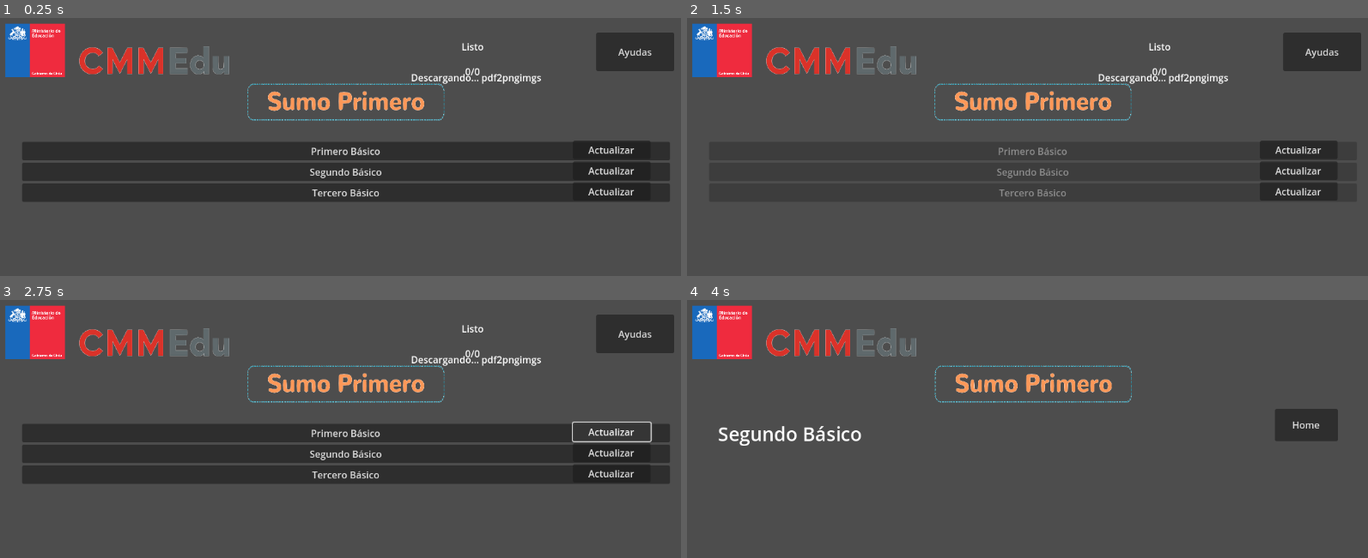
Above: before the commit, frames 1-4 (two rows, left to right).
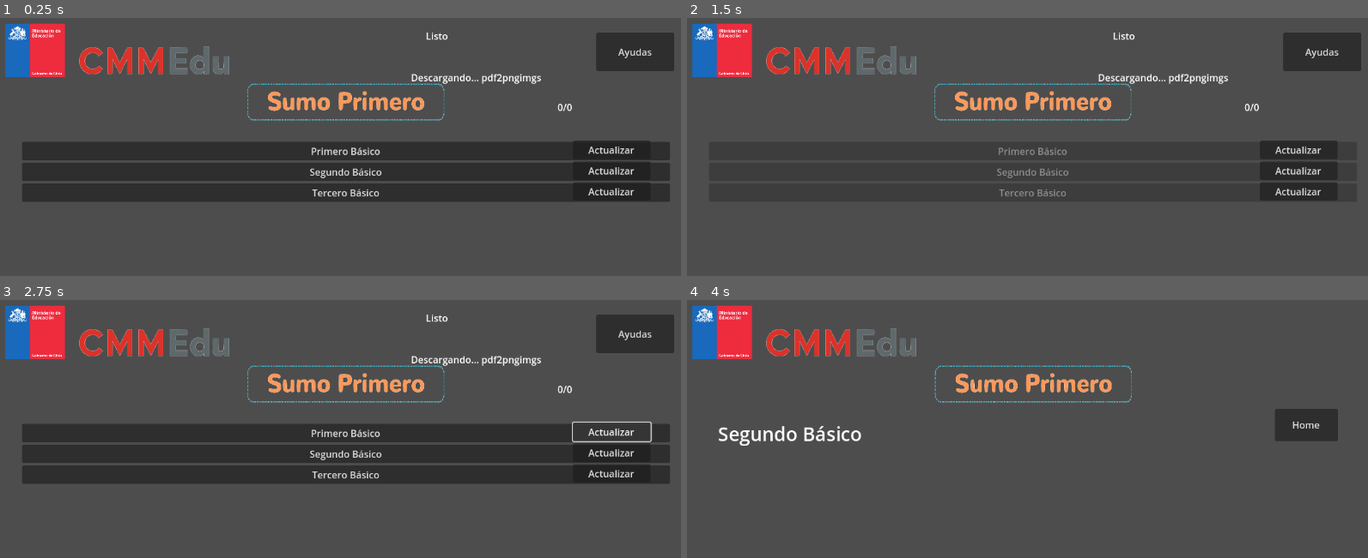
Above: after the commit, the same moments.

Repository: dhigueraf/Reader
Game: Godot game, scene res://Escenas/Main.tscn
The game is run twice, just before and just after one commit, with the same random seed, the same clock (stepped at 60 frames per second) and the same inputs.
Inputs:
- Up to frame 1 (0.25 s): no input
- Up to frame 2 (1.5 s): click "Primero Básico" at 0.5 s; click "Home" at 1.25 s
- Up to frame 3 (2.75 s): click "Actualizar" at 2 s
- Up to frame 4 (4 s): click "Ayudas" at 2.75 s; click "Segundo Básico" at 3.5 s

The runs differ from the first frame. In frame 1, 0.2% of the frame differs, in the area x 62-84%, y 5-37%; in frame 2, 0.2%; in frame 3, 0.2%; in frame 4, nothing differs.
Error after the commit: Invalid access to property or key 'assets' on a base object of type 'Dictionary'. (res://Scripts/Manager.gd:327)

Commit message:
prepare pags for generate documents

Diff:
--- a/Escenas/Main.tscn
+++ b/Escenas/Main.tscn
@@ -59,10 +59,10 @@
 anchors_preset = 1
 anchor_left = 1.0
 anchor_right = 1.0
-offset_left = -693.0
-offset_top = 23.0
-offset_right = -18.0
-offset_bottom = 76.0
+offset_left = -753.0
+offset_top = 5.0
+offset_right = -78.0
+offset_bottom = 58.0
 grow_horizontal = 0
 text = "Process"
 horizontal_alignment = 1
@@ -87,10 +87,10 @@
 anchors_preset = 1
 anchor_left = 1.0
 anchor_right = 1.0
-offset_left = -432.0
-offset_top = 65.0
-offset_right = -280.0
-offset_bottom = 118.0
+offset_left = -277.0
+offset_top = 125.0
+offset_right = -125.0
+offset_bottom = 178.0
 grow_horizontal = 0
 text = "0/0"
 horizontal_alignment = 1
--- a/Objetos/ModalImpresion.tscn
+++ b/Objetos/ModalImpresion.tscn
@@ -114,6 +114,7 @@
 offset_top = 176.0
 offset_right = 1.06253
 offset_bottom = 207.0
+max_value = 9999.0
 
 [node name="txt_hasta" type="Label" parent="Control/ColorRect/CasoRango"]
 layout_mode = 1
@@ -133,6 +134,9 @@
 offset_top = 176.0
 offset_right = 220.063
 offset_bottom = 207.0
+min_value = 1.0
+max_value = 9999.0
+value = 1.0
 
 [node name="txt_cuadriculadas" type="Label" parent="Control/ColorRect"]
 layout_mode = 0
@@ -178,6 +182,7 @@
 offset_top = 281.0
 offset_right = -40.9375
 offset_bottom = 312.0
+grow_horizontal = 0
 
 [node name="InputLineas" type="SpinBox" parent="Control/ColorRect"]
 layout_mode = 1
@@ -190,7 +195,7 @@
 offset_bottom = 357.0
 grow_horizontal = 0
 
-[node name="Button" type="Button" parent="Control/ColorRect"]
+[node name="btnGenerar" type="Button" parent="Control/ColorRect"]
 layout_mode = 1
 anchors_preset = -1
 anchor_left = 0.5
@@ -216,4 +221,7 @@
 texture_pressed = ExtResource("3_p10ta")
 
 [connection signal="item_selected" from="Control/ColorRect/PrintOptions" to="Control" method="_on_print_options_item_selected"]
+[connection signal="value_changed" from="Control/ColorRect/CasoRango/inputDesde" to="Control" method="_on_input_desde_value_changed"]
+[connection signal="value_changed" from="Control/ColorRect/CasoRango/inputHasta" to="Control" method="_on_input_hasta_value_changed"]
+[connection signal="pressed" from="Control/ColorRect/btnGenerar" to="Control" method="_on_btn_generar_pressed"]
 [connection signal="pressed" from="Control/CrossButton" to="Control" method="_on_cross_button_pressed"]
--- a/Scripts/Global.gd
+++ b/Scripts/Global.gd
@@ -149,3 +149,12 @@
 		Global.FileReading.nombre = Global.FileToRead.nombre.boton
 		print("imagenes generadas")
 		print(Global.FileReading)
+
+
+func generatePDF(rango,notas):
+	print("Generar PDF")
+	var converterdir = Global.basedir + "/converter"
+	print(converterdir)
+	print("archivos")
+	print(Global.FileToRead.location)
+	#OS.execute(ejecutable, [filetoopen, numpagstr], output, wait)
--- a/Scripts/Manager.gd
+++ b/Scripts/Manager.gd
@@ -12,6 +12,7 @@
 var previusdir = ""
 var filetoopen = ""
 var nombreinteract = "interactivos"
+var otherfolders = ["assets","generated"]
 
 var localversion = 0
 var onlineversion = 0
@@ -104,12 +105,14 @@
 	print(Global.softwareinfo)
 	$ProcessLabel.text = "Verificar sistema de archivos"
 	await checkfilesystem()
+	await checkOtherFolders()
 	$ProcessLabel.text = "Verificar conversores"
 	await checkDonwnloadConverter()
 	#await generateButtons()
 	#print("Hacer las descargas")
 	#print( downloads.size() )
 	if downloads.size() > 0:
+		print(downloads)
 		doDownload(downloadindex)
 	else:
 		$ProcessLabel.text = "Activar botones"
@@ -316,3 +319,38 @@
 func _on_downloader_2_request_completed(result, response_code, headers, body):
 	print("download result:")
 	print(result)
+
+
+func checkOtherFolders():
+	print("chequear segundo filesystm")
+	var dir = DirAccess.open(Global.basedir)
+	var assetsdir = str(Global.softwareinfo.assets.carpeta)
+
+	if dir.dir_exists( assetsdir ):
+		print("verificar carpeta de assets")
+		for asset in Global.softwareinfo.assets.archivos:
+			if not dir.file_exists( assetsdir + "/" + asset.nombre ):
+				var download = {
+					"name" : "pdf2pngimgs.exe",
+					"location" : Global.basedir + "/" + Global.softwareinfo.assets.carpeta + "/" + asset.nombre,
+					"url" : asset.url,
+					"place": "assets/"
+				}
+				downloads.append(download)
+			else:
+				print("existe el asset actual")
+	else:
+		print("crear la carpeta de assets")
+		dir.make_dir(assetsdir)
+		for asset in Global.softwareinfo.assets.archivos:
+			var download = {
+				"name" : "pdf2pngimgs.exe",
+				"location" : Global.basedir + "/" + str(Global.softwareinfo.assets.carpeta) + "/" + asset.nombre,
+				"url" : asset.url,
+				"place": "assets/"
+			}
+			downloads.append(download)
+
+	if not dir.dir_exists( Global.softwareinfo.carpetagenerados ):
+		#print("no existe crearla")
+		dir.make_dir(Global.softwareinfo.carpetagenerados)
--- a/Scripts/ModalImpresion.gd
+++ b/Scripts/ModalImpresion.gd
@@ -2,22 +2,24 @@
 
 var eldocu = preload("res://Objetos/BtnPagina.tscn")
 var documento = {}
+var option = 0
+var pini = 0
+var pfin = 0
+var rangopags = ""
+var notaspags = "0_0_0"
+
 # Called when the node enters the scene tree for the first time.
 func _ready():
 	visible = false
 
 	$ColorRect/Label.text = "Imprimir doccumento "
 
-	#$ColorRect/PrintOptions.add_item("Capitulo actual",0)
-	#$ColorRect/PrintOptions.add_item("Rango de paginas",1)
-	#$ColorRect/PrintOptions.add_item("Completo",2)
-
 	for cap in Global.FileToRead.capitulos:
 		$ColorRect/CasoCaptiulo/CapOptions.add_item(cap.nombre)
 
-
 	print(Global.FileReading)
 	#print(Global.captituloactual)
+
 
 func deleteoptions():
 	print("delete options")
@@ -46,7 +48,8 @@
 	slectprintoptions(index)
 
 func slectprintoptions(numero):
-	match numero:
+	option = numero
+	match option:
 		0:
 			$ColorRect/CasoCaptiulo.visible = true
 			$ColorRect/CasoCaptiulo/CapOptions.select(Global.captituloactual.numero)
@@ -59,3 +62,59 @@
 		2:
 			$ColorRect/CasoCaptiulo.visible = false
 			$ColorRect/CasoRango.visible = false
+
+func generaterangearray(ini,fin):
+	var iterator = ini
+	while iterator <= fin:
+		rangopags += str(iterator) + "_"
+		iterator += 1
+	rangopags = rangopags.left(-1)
+
+
+func _on_btn_generar_pressed():
+	print("Generar documento")
+	#print(global)
+	rangopags = ""
+	notaspags = "0_0_0"
+
+	match option:
+		0:
+			print("Capitulo")
+			print(Global.captituloactual)
+			pini = Global.captituloactual.capitulo.paginainicio
+			pfin = Global.captituloactual.capitulo.paginatermino
+		1:
+			print("Rango")
+			pini = $ColorRect/CasoRango/inputDesde.value
+			pfin = $ColorRect/CasoRango/inputHasta.value
+		2:
+			print("Completo")
+			pini = 0
+			pfin = Global.FileReading.numeropaginas -1
+
+	generaterangearray(pini,pfin)
+
+	var arrynotasp = [0,0,0]
+	arrynotasp[0] = $ColorRect/InputCuadriculada7.value
+	arrynotasp[1] = $ColorRect/InputCuadriculada5.value
+	arrynotasp[2] = $ColorRect/InputLineas.value
+	notaspags = str(arrynotasp[0]) + "_" + str(arrynotasp[1]) + "_" + str(arrynotasp[2])
+
+	print("paginas a imprimir")
+	print(rangopags)
+	print("arreglo de hojas")
+	print(notaspags)
+
+	Global.generatePDF(rangopags,notaspags)
+
+func _on_input_desde_value_changed(value):
+	if value  > Global.FileReading.numeropaginas -1:
+		$ColorRect/CasoRango/inputDesde.value = Global.FileReading.numeropaginas -1
+
+
+func _on_input_hasta_value_changed(value):
+	if value > Global.FileReading.numeropaginas -1:
+		$ColorRect/CasoRango/inputHasta.value = Global.FileReading.numeropaginas -1
+
+	if value < $ColorRect/CasoRango/inputDesde.value:
+		$ColorRect/CasoRango/inputHasta.value = $ColorRect/CasoRango/inputDesde.value
--- a/json/sumoprimero.json
+++ b/json/sumoprimero.json
@@ -273,5 +273,15 @@
 				"version": 0
 			}
 		}
-	}
+	},
+	"assets":{
+		"carpeta" : "assets",
+		"archivos": [
+			{
+				"nombre":"formatonotas.pdf",
+				"url": "https://static.sumaysigue.uchile.cl/Sumo%20Primero/App/assets/formatonotas.pdf"
+			}
+		]
+	},
+	"carpetagenerados":"generado"
 }
